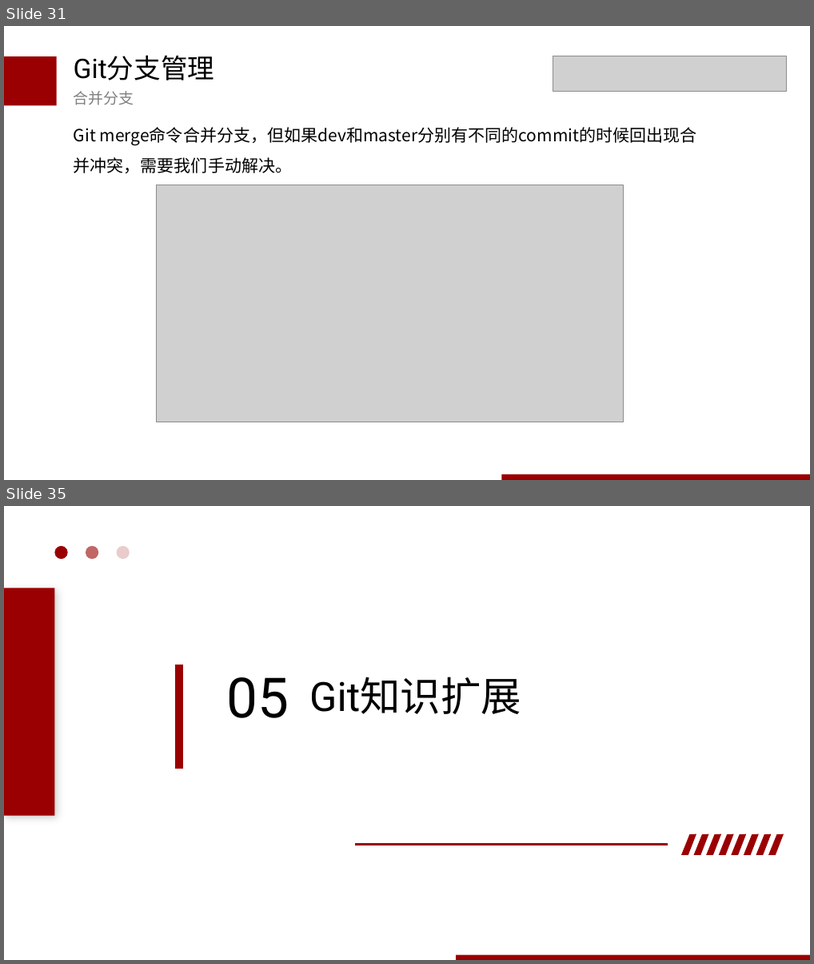
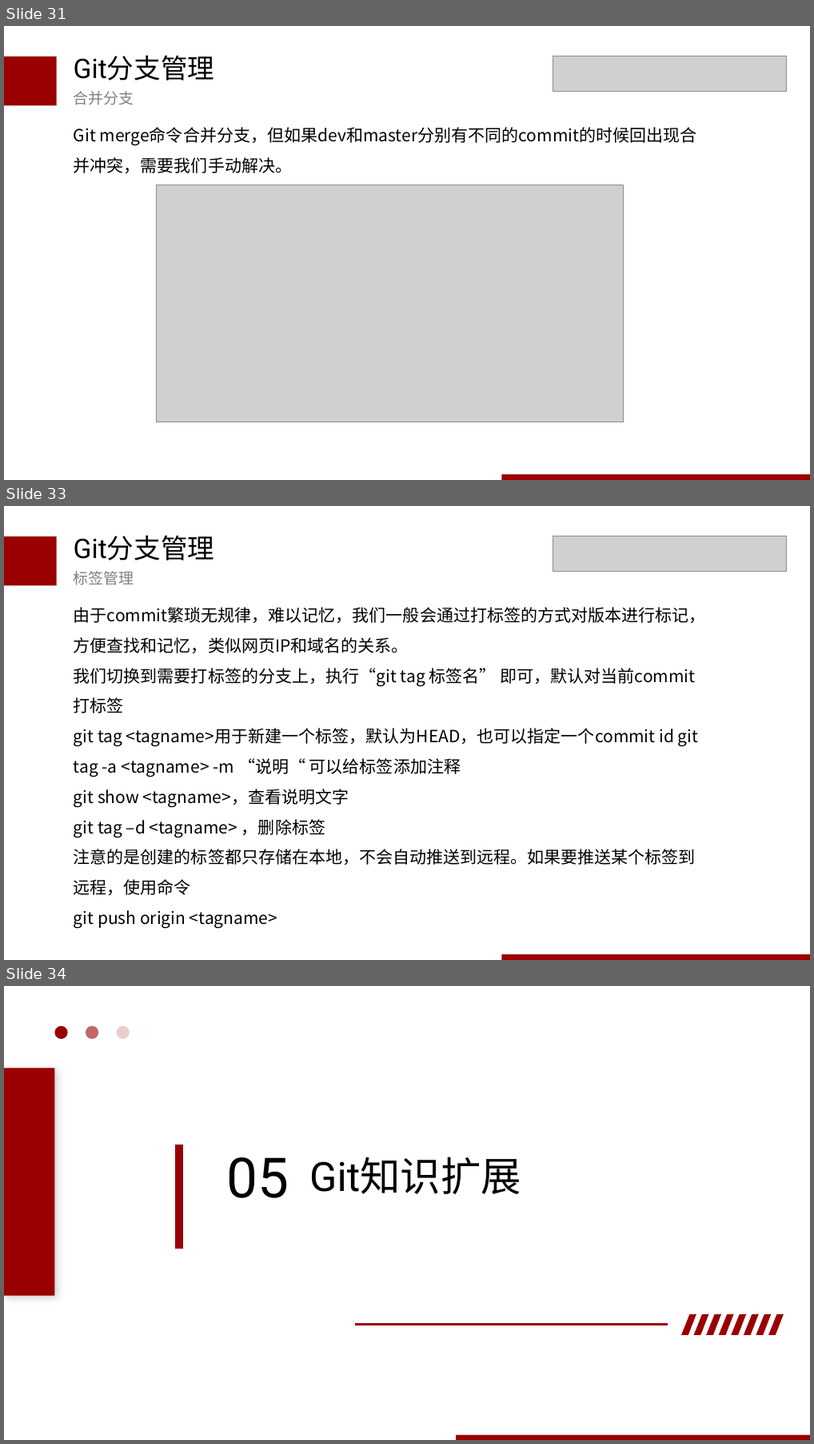
Before and after one commit to wudaoxi1100/blog, a slide deck: ppt/git介绍0325.pptx. Shown one above the other, each under a label of ours: slides 31 and 35 before the commit, slides 31, 33 and 34 after it; the slides between them are not shown. The pictures are 814x964 and 814x1444 pixels, drawn with LibreOffice and Linux fonts; fonts in the diff are those of the drawing; grey boxes stand for pictures. Boxes give left, top, right and bottom in pixels: in the first picture for what was removed or moved away, otherwise in the second. Text is boxed around its words. In the diff, an @@ line names an element or a change of style, - is before the commit and + after.

```diff
--- a/ppt/git介绍0325.pptx
+++ b/ppt/git介绍0325.pptx
@@ slide 33 added at [4,506,810,960], background #FFFFFF @@
@@ rectangle added at [4,537,57,586], fill #9A0001 @@
@@ text added at [74,535,215,560], 32 pt, text #000000 @@
+Git分支管理
@@ picture added at [554,536,787,572] @@
@@ text added at [74,571,134,585], 18 pt, text #808080 @@
+标签管理
@@ text added at [74,607,706,928], 20 pt, text #000000 @@
+由于commit繁琐无规律，难以记忆，我们一般会通过打标签的方式对版本进行标记，方便查找和记忆，类似网页IP和域名的关系。
+我们切换到需要打标签的分支上，执行“git tag 标签名” 即可，默认对当前commit打标签
+git tag <tagname>用于新建一个标签，默认为HEAD，也可以指定一个commit id git tag -a <tagname> -m “说明“ 可以给标签添加注释
+git show <tagname>，查看说明文字
+git tag –d <tagname> ，删除标签
+注意的是创建的标签都只存储在本地，不会自动推送到远程。如果要推送某个标签到远程，使用命令
+git push origin <tagname>
@@ rectangle added at [502,954,810,960], fill #9A0001 @@
@@ what was slide 35 is now slide 34 @@
```
Also in this commit, not shown: 3 slides changed, 3 other slides added, 3 slides removed.
